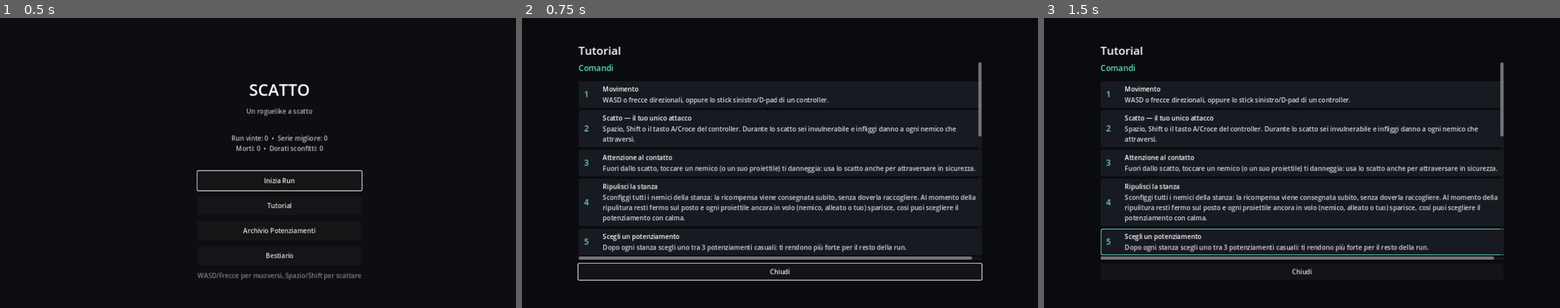
Above: before the commit, frames 1-3 (left to right).
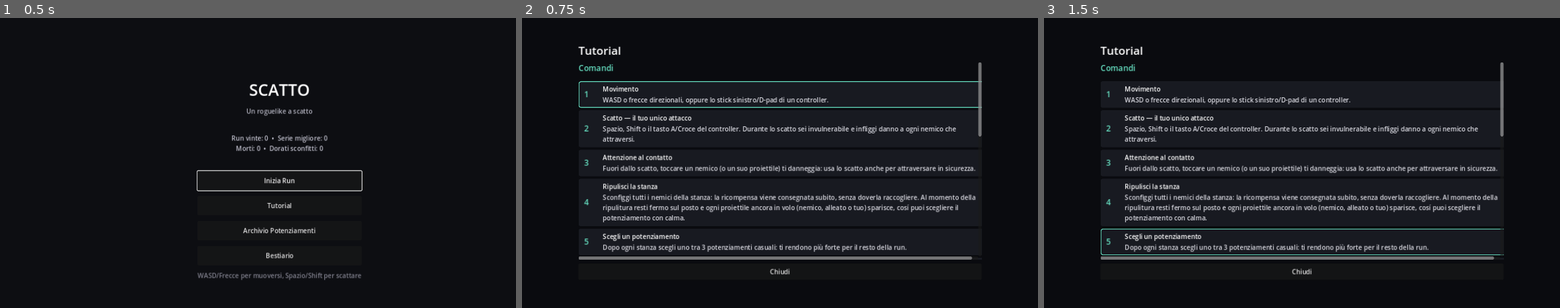
Above: after the commit, the same moments.

Repository: XandredKaze/Scatto
Game: Godot game, scene res://scenes/Main.tscn
Same seed, same stepped clock (60 frames per second), same inputs: the game is played once before the commit and once after it.
Inputs:
- Up to frame 1 (0.5 s): no input
- Up to frame 2 (0.75 s): click "Tutorial" at 0.5 s
- Up to frame 3 (1.5 s): click "Archivio Potenziamenti" at 1.25 s

Frame 1 is identical in both runs. In frame 2, 1.3% of the frame differs, in the area x 10-90%, y 21-91%; in frame 3, nothing differs.

Commit message:
Corregge davvero lo scorrimento da controller in Archivio/Bestiario/Tutorial: il focus iniziale partiva da Chiudi invece che dalla prima riga
Il fix precedente (righe navigabili + niente fuoriuscita del focus verso
l'Hub) era corretto ma non risolveva il problema segnalato
dall'utente ("ancora non riesco a scorrere l'elenco"): la causa reale
era che il focus iniziale di questi 3 pannelli veniva dato al pulsante
Chiudi, posizionato SOTTO l'intero elenco scorrevole.

La risoluzione automatica del focus da tastiera/controller si basa
sulla posizione a schermo dei controlli, non sull'ordine logico
dell'elenco: premendo giù da Chiudi, il primo candidato "sotto" di lui
non è la prima riga (che sta più in alto, sopra Chiudi), ma quello con
la posizione verticale più vicina — che con l'elenco non ancora scorso
è l'ULTIMA riga (le righe successive nel VBoxContainer hanno tutte una
coordinata Y crescente, indipendentemente da cosa sia visibile dentro
lo ScrollContainer). Risultato: premere giù da Chiudi salta
all'improvviso in fondo all'elenco, un comportamento che sembra del
tutto rotto piuttosto che "non risponde".

Verificato empiricamente (con log dettagliato frame per frame, e sia
con --fixed-fps sia con un vero find_valid_focus_neighbor, sia
riproducendo eventi reali del controller in vari modi) prima di
individuare la causa esatta: non è un problema di repeat/velocità, è
proprio il punto di partenza del focus.

Fix: nuovo metodo focus_first_item() su ArchiveScreen/BestiaryScreen
(prima riga di list_box) e TutorialScreen (primo passo di steps_box,
promosso da variabile locale a campo), richiamato da Hub._open_archive/
_open_bestiary/_open_tutorial al posto di close_btn.grab_focus(). Cosí
"giù" attraversa l'elenco dall'alto in ordine naturale, riga per riga,
con "giù" dall'ultima riga che arriva comunque a Chiudi.

Copertura test: _test_hub_subpanel_navigation esteso con il controllo
del focus iniziale sulla prima riga per tutti e 3 i pannelli, e un
nuovo controllo di regressione mirato — una singola pressione giù reale
(evento joypad simulato) deve muovere il focus alla riga
immediatamente successiva, non altrove. Suite completa eseguita 8 volte
consecutive in headless senza fallimenti. Verifica visiva sotto Xvfb:
screenshot all'apertura (prima riga evidenziata) e dopo 3 pressioni giù
distinte (focus sulla quarta riga, esattamente come atteso).

Co-Authored-By: Claude Sonnet 5 <noreply@anthropic.com>
Claude-Session: https://claude.ai/code/session_01PpBnEHrUrqVh3AiN6JsbX7

Diff:
--- a/scripts/ui/ArchiveScreen.gd
+++ b/scripts/ui/ArchiveScreen.gd
@@ -50,6 +50,21 @@
 	if visible and event.is_action_pressed("ui_cancel"):
 		closed.emit()
 		get_viewport().set_input_as_handled()
+
+# Il pulsante Chiudi sta sotto l'elenco scorrevole: dandogli il focus
+# iniziale, "giù" da lì non entra nell'elenco dall'alto come ci si
+# aspetterebbe, ma salta al primo controllo navigabile che si trova
+# geometricamente sotto di lui — che con l'elenco non ancora scorso
+# è l'ULTIMA riga, non la prima (la risoluzione automatica del focus
+# ignora l'ordine logico della lista, guarda solo le posizioni a schermo).
+# Partire dalla prima riga rende invece "giù" un attraversamento naturale
+# dall'alto verso il basso, con "giù" dall'ultima riga che arriva
+# comunque a Chiudi.
+func focus_first_item() -> void:
+	if list_box.get_child_count() > 0:
+		list_box.get_child(0).grab_focus()
+	else:
+		close_btn.grab_focus()
 
 func refresh() -> void:
 	for c in list_box.get_children():
--- a/scripts/ui/BestiaryScreen.gd
+++ b/scripts/ui/BestiaryScreen.gd
@@ -57,6 +57,21 @@
 	if visible and event.is_action_pressed("ui_cancel"):
 		closed.emit()
 		get_viewport().set_input_as_handled()
+
+# Il pulsante Chiudi sta sotto l'elenco scorrevole: dandogli il focus
+# iniziale, "giù" da lì non entra nell'elenco dall'alto come ci si
+# aspetterebbe, ma salta al primo controllo navigabile che si trova
+# geometricamente sotto di lui — che con l'elenco non ancora scorso è
+# l'ULTIMA riga, non la prima (la risoluzione automatica del focus
+# ignora l'ordine logico della lista, guarda solo le posizioni a
+# schermo). Partire dalla prima riga rende invece "giù" un
+# attraversamento naturale dall'alto verso il basso, con "giù"
+# dall'ultima riga che arriva comunque a Chiudi.
+func focus_first_item() -> void:
+	if list_box.get_child_count() > 0:
+		list_box.get_child(0).grab_focus()
+	else:
+		close_btn.grab_focus()
 
 func refresh() -> void:
 	for c in list_box.get_children():
--- a/scripts/ui/Hub.gd
+++ b/scripts/ui/Hub.gd
@@ -111,7 +111,7 @@
 	archive_panel.refresh()
 	archive_panel.show()
 	_set_menu_focusable(false)
-	archive_panel.close_btn.grab_focus()
+	archive_panel.focus_first_item()
 
 func _open_bestiary() -> void:
 	if bestiary_panel == null:
@@ -121,7 +121,7 @@
 	bestiary_panel.refresh()
 	bestiary_panel.show()
 	_set_menu_focusable(false)
-	bestiary_panel.close_btn.grab_focus()
+	bestiary_panel.focus_first_item()
 
 func _open_tutorial() -> void:
 	if tutorial_panel == null:
@@ -130,7 +130,7 @@
 		add_child(tutorial_panel)
 	tutorial_panel.show()
 	_set_menu_focusable(false)
-	tutorial_panel.close_btn.grab_focus()
+	tutorial_panel.focus_first_item()
 
 # Mentre un pannello (Archivio/Bestiario/Tutorial) è aperto sopra l'Hub,
 # i pulsanti dell'Hub restano nell'albero (nascosti solo visivamente
--- a/scripts/ui/TutorialScreen.gd
+++ b/scripts/ui/TutorialScreen.gd
@@ -9,6 +9,7 @@
 signal closed
 
 var close_btn: Button
+var steps_box: VBoxContainer
 
 func _ready() -> void:
 	set_anchors_preset(Control.PRESET_FULL_RECT)
@@ -39,7 +40,7 @@
 	scroll.add_child(content)
 
 	content.add_child(_build_section_title("Comandi"))
-	var steps_box := VBoxContainer.new()
+	steps_box = VBoxContainer.new()
 	steps_box.add_theme_constant_override("separation", 6)
 	content.add_child(steps_box)
 	for step in _steps():
@@ -69,6 +70,21 @@
 	if visible and event.is_action_pressed("ui_cancel"):
 		closed.emit()
 		get_viewport().set_input_as_handled()
+
+# Il pulsante Chiudi sta sotto tutto il contenuto scorrevole: dandogli il
+# focus iniziale, "giù" da lì non entra nel contenuto dall'alto come ci
+# si aspetterebbe, ma salta al primo controllo navigabile che si trova
+# geometricamente sotto di lui — che con il contenuto non ancora scorso
+# è l'ULTIMA riga, non la prima (la risoluzione automatica del focus
+# ignora l'ordine logico, guarda solo le posizioni a schermo). Partire
+# dal primo passo dei Comandi rende invece "giù" un attraversamento
+# naturale dall'alto verso il basso, con "giù" dall'ultima riga che
+# arriva comunque a Chiudi.
+func focus_first_item() -> void:
+	if steps_box.get_child_count() > 0:
+		steps_box.get_child(0).grab_focus()
+	else:
+		close_btn.grab_focus()
 
 func _steps() -> Array:
 	return [
--- a/tests/SmokeTest.gd
+++ b/tests/SmokeTest.gd
@@ -1121,10 +1121,33 @@
 	await get_tree().process_frame
 	_assert(nav_hub.start_btn.focus_mode == Control.FOCUS_NONE, "i pulsanti dell'Hub dovrebbero smettere di essere navigabili con l'Archivio aperto")
 	_assert(nav_hub.tutorial_btn.focus_mode == Control.FOCUS_NONE and nav_hub.archive_btn.focus_mode == Control.FOCUS_NONE and nav_hub.bestiary_btn.focus_mode == Control.FOCUS_NONE, "tutti i pulsanti dell'Hub dovrebbero smettere di essere navigabili con l'Archivio aperto")
-	_assert(nav_hub.archive_panel.close_btn.has_focus(), "il pulsante Chiudi dell'Archivio non ha il focus all'apertura")
-	_assert(nav_hub.archive_panel.list_box.get_child_count() > 0, "setup del test: l'archivio dovrebbe elencare almeno un potenziamento")
+	_assert(nav_hub.archive_panel.list_box.get_child_count() > 1, "setup del test: l'archivio dovrebbe elencare almeno due potenziamenti")
 	for row in nav_hub.archive_panel.list_box.get_children():
 		_assert(row.focus_mode == Control.FOCUS_ALL, "una riga dell'archivio non è navigabile da tastiera/controller: il D-pad/stick non avrebbe nulla su cui scorrere")
+	# Regressione: il pulsante Chiudi sta SOTTO l'elenco. Dargli il focus
+	# iniziale (come faceva questo screen prima della correzione) fa sí
+	# che "giù" da lí non entri nell'elenco dall'alto, ma salti al primo
+	# controllo che si trova geometricamente sotto di lui — con l'elenco
+	# non ancora scorso, è l'ULTIMA riga, non la prima. Il focus iniziale
+	# deve quindi partire dalla prima riga, cosí "giù" scorre l'elenco in
+	# ordine naturale dall'alto.
+	_assert(nav_hub.archive_panel.list_box.get_child(0).has_focus(), "all'apertura dell'Archivio il focus dovrebbe partire dalla prima riga dell'elenco, non da Chiudi")
+
+	# Una singola pressione giù (evento reale, non simulato via codice)
+	# deve muovere il focus alla riga SUCCESSIVA, non farlo saltare
+	# all'ultima riga o al pulsante Chiudi: è esattamente il
+	# comportamento "non riesco a scorrere l'elenco" segnalato.
+	var down := InputEventJoypadButton.new()
+	down.button_index = JOY_BUTTON_DPAD_DOWN
+	down.pressed = true
+	Input.parse_input_event(down)
+	await get_tree().process_frame
+	var down_up := InputEventJoypadButton.new()
+	down_up.button_index = JOY_BUTTON_DPAD_DOWN
+	down_up.pressed = false
+	Input.parse_input_event(down_up)
+	await get_tree().process_frame
+	_assert(nav_hub.archive_panel.list_box.get_child(1).has_focus(), "una pressione giù dovrebbe muovere il focus alla seconda riga dell'elenco, in ordine, non altrove")
 
 	# Il tasto B/Cerchio del controller deve chiudere il pannello (come
 	# documentato in README), non solo il click sul pulsante Chiudi.
@@ -1150,6 +1173,7 @@
 	_assert(nav_hub.bestiary_panel.list_box.get_child_count() > 0, "setup del test: il bestiario dovrebbe elencare almeno una voce")
 	for row in nav_hub.bestiary_panel.list_box.get_children():
 		_assert(row.focus_mode == Control.FOCUS_ALL, "una riga del bestiario non è navigabile da tastiera/controller")
+	_assert(nav_hub.bestiary_panel.list_box.get_child(0).has_focus(), "all'apertura del Bestiario il focus dovrebbe partire dalla prima riga dell'elenco, non da Chiudi")
 	nav_hub.bestiary_panel.closed.emit()
 	await get_tree().process_frame
 	_assert(nav_hub.start_btn.focus_mode == Control.FOCUS_ALL, "i pulsanti dell'Hub dovrebbero tornare navigabili dopo aver chiuso il Bestiario")
@@ -1158,6 +1182,7 @@
 	await get_tree().process_frame
 	var tutorial_rows := _find_focusable_rows(nav_hub.tutorial_panel)
 	_assert(tutorial_rows.size() > 0, "nessuna riga navigabile da tastiera/controller trovata nel Tutorial")
+	_assert(nav_hub.tutorial_panel.steps_box.get_child(0).has_focus(), "all'apertura del Tutorial il focus dovrebbe partire dal primo passo dei Comandi, non da Chiudi")
 	nav_hub.tutorial_panel.closed.emit()
 	await get_tree().process_frame
 	_assert(nav_hub.start_btn.focus_mode == Control.FOCUS_ALL, "i pulsanti dell'Hub dovrebbero tornare navigabili dopo aver chiuso il Tutorial")
